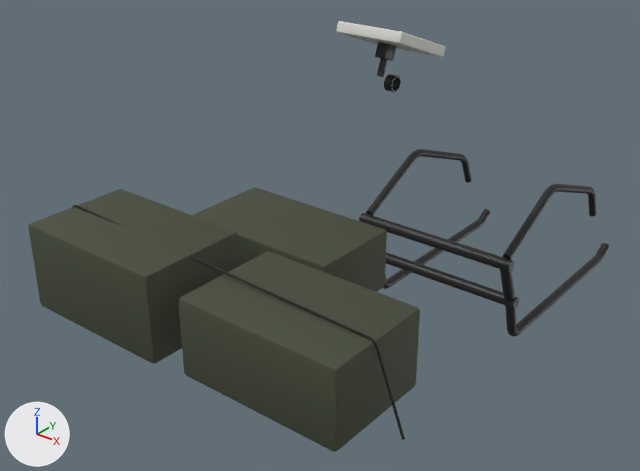
Two versions of the glTF model tools/source_models/zmiy_logistic/zmiy_logistic_modules.glb, one commit apart.
One viewpoint serves both versions: a 50 mm camera at (1.69, -2.2, 2.23) aimed at (-0.23, 0.2, 0.74). Arrows for +X, +Y and +Z are at lower left; the lights stay in place. The picture after the commit comes second. Vertices at exactly the same position are counted once.

The first picture shows 'Module_Cargo', 'Module_Forks', 'Module_Starlink'.
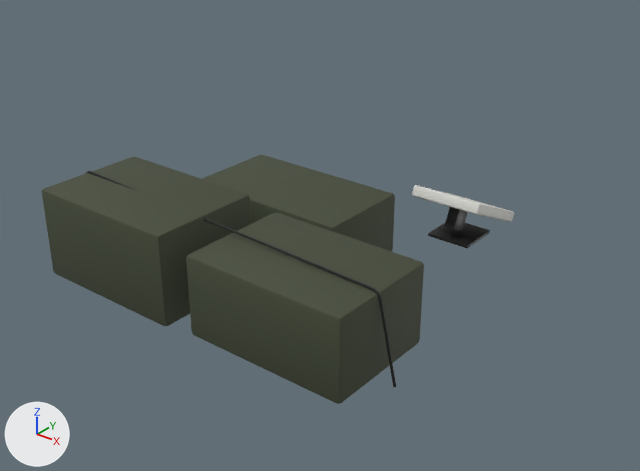
The change, as a diff of the scene's bpy script:
```diff
--- a/tools/source_models/zmiy_logistic/zmiy_logistic_modules.glb.py
+++ b/tools/source_models/zmiy_logistic/zmiy_logistic_modules.glb.py
@@ me_module_cargo @@
 # used by ob_module_cargo; location = (0.0, 0.0, 0.0)
-me_module_cargo.from_pydata(...)  # 392 vertices, 768 faces; spans x -0.704..0.704, y -0.8..0.02, z 0.744..1.053
+me_module_cargo.from_pydata(...)  # 400 vertices, 784 faces; spans x -0.644..0.644, y -0.76..0.06, z 0.861..1.17
+# me_module_cargo part 1: the loose piece of 56 vertices spanning x -0.62..-0.06, y -0.8..-0.42, z 0.745..1.045 is scaled about its middle by (0.963, 1, 1), then moved by (0.03, 0.04, 0.117)
+# me_module_cargo part 2: the loose piece of 56 vertices spanning x 0.04..0.6, y -0.78..-0.4, z 0.745..1.005 is scaled about its middle by (0.963, 1, 1), then moved by (-0.01, 0.04, 0.117)
+# me_module_cargo part 3: the loose piece of 56 vertices spanning x -0.4..0.2, y -0.32..0.02, z 0.745..0.965 is moved by (0.0, 0.04, 0.117)
+# me_module_cargo part 4: a new loose piece of 232 vertices spanning x -0.644..0.644, y -0.584..-0.576, z 0.861..1.17, in mat_zmiy_tube_black (black #1a1a1a)
+# me_module_cargo part 5
+# 224 vertices are removed from x -0.704..0.704, y -0.624..-0.616, z 0.744..1.053
+# 444 faces are deleted
 me_module_cargo.materials.append(mat_zmiy_paint_olive)
@@ me_module_starlink @@
 # used by ob_module_starlink; location = (0.0, 0.0, 0.0)
-me_module_starlink.from_pydata(...)  # 272 vertices, 532 faces; spans x -0.13..0.13, y 0.152..0.441, z 1.332..1.583
+me_module_starlink.from_pydata(...)  # 208 vertices, 404 faces; spans x 0.171..0.43, y 0.197..0.479, z 0.862..1.053
+# me_module_starlink part 6: the loose piece of 96 vertices spanning x -0.13..0.13, y 0.152..0.441, z 1.448..1.583 is turned -5 degrees about the x axis through its middle, then moved by (0.3, 0.042, -0.541)
+# me_module_starlink part 7: the loose piece of 56 vertices spanning x -0.02..0.02, y 0.227..0.299, z 1.448..1.515 is multiplied about its middle by the matrix ((1.0, 0.0, 0.0), (0.0, 1.221, 0.236), (0.0, 0.002, 1.459)), then moved by (0.3, 0.029, -0.547)
+# me_module_starlink part 8: a new loose piece of 56 vertices spanning x 0.22..0.38, y 0.24..0.4, z 0.862..0.874, in mat_zmiy_tube_black (black #1a1a1a)
+# me_module_starlink part 9: the loose piece of 96 vertices spanning x -0.016..0.016, y 0.282..0.338, z 1.332..1.388 is deleted
+# me_module_starlink part 10: the loose piece of 24 vertices spanning x -0.012..0.012, y 0.222..0.265, z 1.397..1.461 is deleted
 me_module_starlink.materials.append(mat_zmiy_starlink_white)
@@ ob_module_forks @@
-ob_module_forks = bpy.data.objects.new('Module_Forks', me_module_forks)
-ob_module_forks.location = (0.0, 0.0, 0.0)
```

Where the change shows, as pixel boxes [x1, y1, x2, y2] in the pictures (640 x 471 px; the box of a moved part takes in the faces that stretch with it):
'Module_Cargo', reshaped (6% shorter): before [28, 187, 420, 452]; after [42, 155, 424, 404]
'Module_Forks', deleted (black): before [359, 149, 609, 336]
'Module_Starlink', reshaped (7% narrower, 11% shorter): before [336, 21, 446, 92]; after [412, 185, 514, 248]
part 1 of me_module_cargo, moved or reshaped: before [28, 189, 239, 363]; after [42, 157, 251, 326]
part 2 of me_module_cargo, moved or reshaped: before [178, 252, 420, 452]; after [186, 213, 424, 404]
part 3 of me_module_cargo, moved or reshaped: before [193, 187, 387, 292]; after [202, 155, 395, 252]
part 4 of me_module_cargo, added: after [86, 171, 396, 387]
part 5 of me_module_cargo, deleted: before [72, 205, 405, 440]
part 6 of me_module_starlink, moved or reshaped: before [336, 21, 446, 57]; after [412, 185, 514, 222]
part 7 of me_module_starlink, moved or reshaped: before [375, 42, 396, 61]; after [444, 207, 468, 231]
part 8 of me_module_starlink, added (black): after [428, 223, 490, 248]
part 9 of me_module_starlink, deleted: before [384, 74, 401, 92]
part 10 of me_module_starlink, deleted: before [377, 58, 387, 77]
